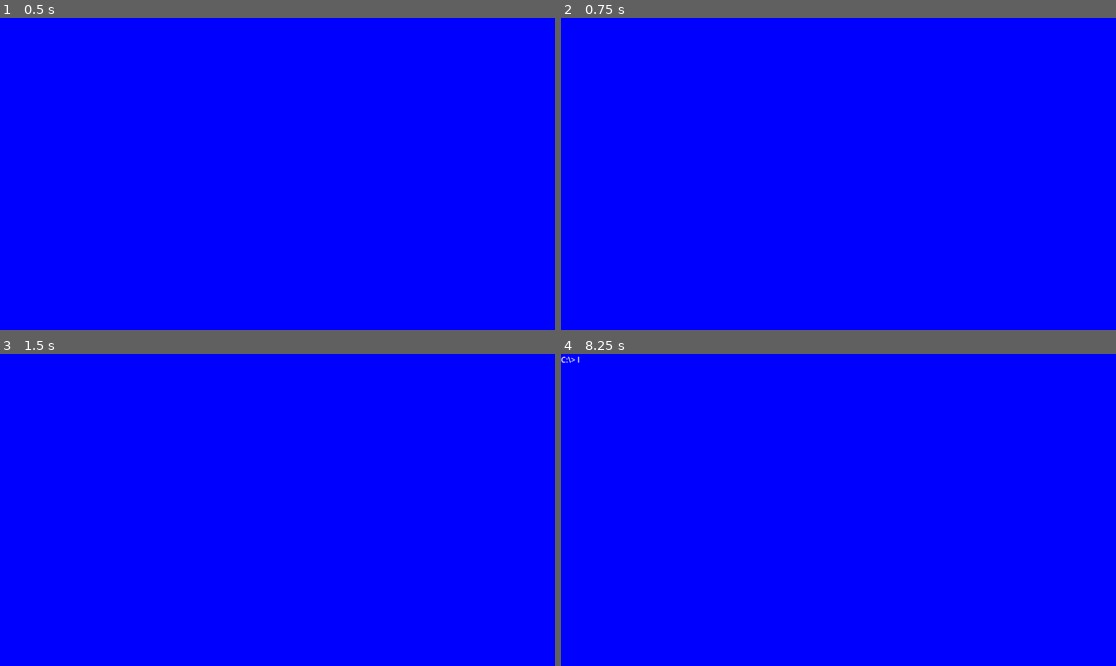
Above: before the commit, frames 1-4 (two rows, left to right).
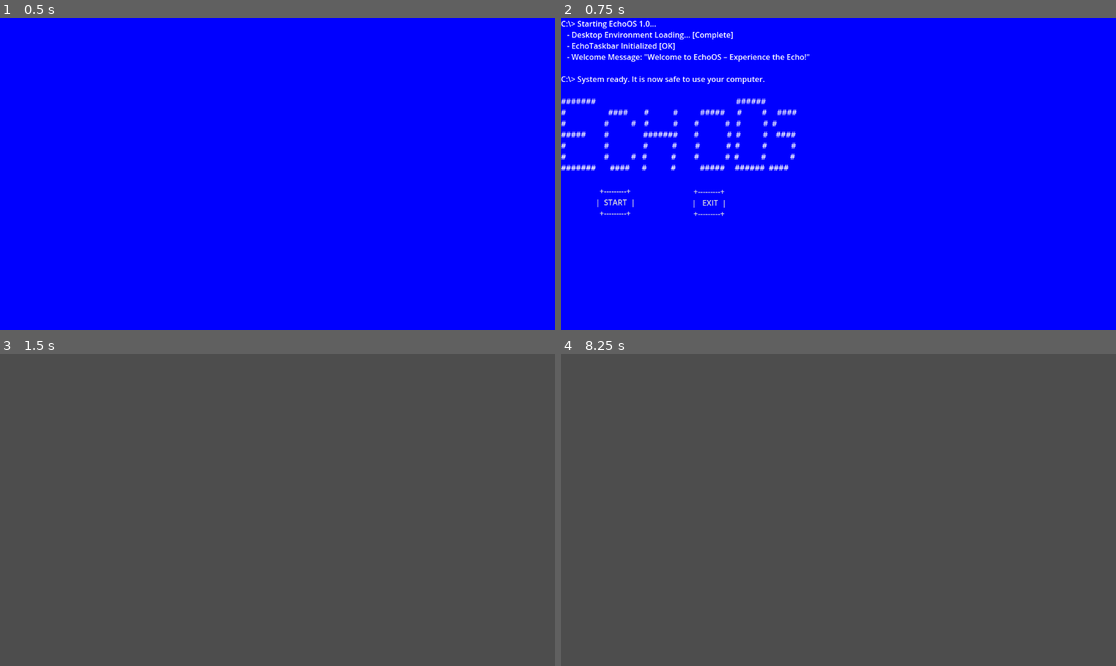
Above: after the commit, the same moments.

Repository: BaileysOs/ComputerHorror
Game: Godot game, scene res://main.tscn
The game is run twice, just before and just after one commit, with the same random seed, the same clock (stepped at 60 frames per second) and the same inputs.
Inputs (mouse positions are in pixels of both pictures, inside the frame that each line leads up to):
- Up to frame 1 (0.5 s): no input
- Up to frame 2 (0.75 s): tap Enter at 0.5 s
- Up to frame 3 (1.5 s): click (55, 538) at 1.25 s, where only the run after the commit has a clickable "+---------+ | START | +------…"
- Up to frame 4 (8.25 s): tap Space at 2, 3.5, 5 s; tap Enter at 2.75, 4.25 s

Frame 1 is identical in both runs. In frame 2, 3.1% of the frame differs, in the area x 0-45%, y 0-64%; in frame 3, 100%, in the area x 0-100%, y 0-100%; in frame 4, 100%.

Commit message:
Added skip and start

Diff:
--- /dev/null
+++ b/StartButton.gd
@@ -0,0 +1,14 @@
+extends Button
+
+
+# Called when the node enters the scene tree for the first time.
+func _ready():
+	pass # Replace with function body.
+
+
+# Called every frame. 'delta' is the elapsed time since the previous frame.
+func _process(delta):
+	pass
+
+func _on_pressed():
+	get_tree().change_scene_to_file("res://game.tscn")
--- /dev/null
+++ b/game.tscn
@@ -0,0 +1,9 @@
+[gd_scene format=3 uid="uid://bnm616r4v1q1v"]
+
+[node name="Control" type="Control"]
+layout_mode = 3
+anchors_preset = 15
+anchor_right = 1.0
+anchor_bottom = 1.0
+grow_horizontal = 2
+grow_vertical = 2
--- a/main.tscn
+++ b/main.tscn
@@ -1,7 +1,8 @@
-[gd_scene load_steps=9 format=3 uid="uid://cak01tw3owwcb"]
+[gd_scene load_steps=10 format=3 uid="uid://cak01tw3owwcb"]
 
 [ext_resource type="AudioStream" uid="uid://busbsvtxqcuht" path="res://sounds/old-desktop-pc-booting-24280.mp3" id="1_c166p"]
 [ext_resource type="Script" path="res://scripts/AnimationPlayer.gd" id="2_vrfpe"]
+[ext_resource type="Script" path="res://StartButton.gd" id="3_7lrfp"]
 [ext_resource type="Script" path="res://Exit.gd" id="3_htfha"]
 
 [sub_resource type="StyleBoxFlat" id="StyleBoxFlat_yt6jm"]
@@ -37,11 +38,11 @@
 tracks/2/type = "value"
 tracks/2/imported = false
 tracks/2/enabled = true
-tracks/2/path = NodePath("AudioStreamPlayer:autoplay")
+tracks/2/path = NodePath("StartButton:visible")
 tracks/2/interp = 1
 tracks/2/loop_wrap = true
 tracks/2/keys = {
-"times": PackedFloat32Array(0, 0.6),
+"times": PackedFloat32Array(0, 32.6),
 "transitions": PackedFloat32Array(1, 1),
 "update": 1,
 "values": [false, true]
@@ -49,7 +50,7 @@
 tracks/3/type = "value"
 tracks/3/imported = false
 tracks/3/enabled = true
-tracks/3/path = NodePath("StartButton:visible")
+tracks/3/path = NodePath("ExitButton:visible")
 tracks/3/interp = 1
 tracks/3/loop_wrap = true
 tracks/3/keys = {
@@ -61,14 +62,14 @@
 tracks/4/type = "value"
 tracks/4/imported = false
 tracks/4/enabled = true
-tracks/4/path = NodePath("ExitButton:visible")
+tracks/4/path = NodePath("AnimationPlayer/AudioStreamPlayer:playing")
 tracks/4/interp = 1
 tracks/4/loop_wrap = true
 tracks/4/keys = {
-"times": PackedFloat32Array(0, 32.6),
-"transitions": PackedFloat32Array(1, 1),
-"update": 1,
-"values": [false, true]
+"times": PackedFloat32Array(0),
+"transitions": PackedFloat32Array(1),
+"update": 1,
+"values": [true]
 }
 
 [sub_resource type="Animation" id="Animation_gv2ri"]
@@ -100,19 +101,19 @@
 tracks/2/type = "value"
 tracks/2/imported = false
 tracks/2/enabled = true
-tracks/2/path = NodePath("AudioStreamPlayer:autoplay")
+tracks/2/path = NodePath("StartButton:visible")
 tracks/2/interp = 1
 tracks/2/loop_wrap = true
 tracks/2/keys = {
 "times": PackedFloat32Array(0),
 "transitions": PackedFloat32Array(1),
 "update": 1,
-"values": [true]
+"values": [false]
 }
 tracks/3/type = "value"
 tracks/3/imported = false
 tracks/3/enabled = true
-tracks/3/path = NodePath("StartButton:visible")
+tracks/3/path = NodePath("ExitButton:visible")
 tracks/3/interp = 1
 tracks/3/loop_wrap = true
 tracks/3/keys = {
@@ -124,14 +125,14 @@
 tracks/4/type = "value"
 tracks/4/imported = false
 tracks/4/enabled = true
-tracks/4/path = NodePath("ExitButton:visible")
+tracks/4/path = NodePath("AnimationPlayer/AudioStreamPlayer:playing")
 tracks/4/interp = 1
 tracks/4/loop_wrap = true
 tracks/4/keys = {
 "times": PackedFloat32Array(0),
 "transitions": PackedFloat32Array(1),
 "update": 1,
-"values": [false]
+"values": [true]
 }
 
 [sub_resource type="AnimationLibrary" id="AnimationLibrary_ge3ce"]
@@ -158,10 +159,6 @@
 grow_horizontal = 2
 grow_vertical = 2
 theme_override_styles/panel = SubResource("StyleBoxFlat_yt6jm")
-
-[node name="AudioStreamPlayer" type="AudioStreamPlayer" parent="."]
-stream = ExtResource("1_c166p")
-autoplay = true
 
 [node name="RichTextLabel" type="RichTextLabel" parent="."]
 layout_mode = 1
@@ -226,6 +223,9 @@
 }
 script = ExtResource("2_vrfpe")
 
+[node name="AudioStreamPlayer" type="AudioStreamPlayer" parent="AnimationPlayer"]
+stream = ExtResource("1_c166p")
+
 [node name="CanvasLayer" type="CanvasLayer" parent="."]
 script = SubResource("GDScript_wal8i")
 
@@ -240,6 +240,7 @@
 |  START  |
 +---------+"
 flat = true
+script = ExtResource("3_7lrfp")
 
 [node name="ExitButton" type="Button" parent="."]
 visible = false
@@ -254,4 +255,5 @@
 flat = true
 script = ExtResource("3_htfha")
 
+[connection signal="pressed" from="StartButton" to="StartButton" method="_on_pressed"]
 [connection signal="pressed" from="ExitButton" to="ExitButton" method="_on_pressed"]
--- a/scripts/AnimationPlayer.gd
+++ b/scripts/AnimationPlayer.gd
@@ -1,4 +1,13 @@
 extends AnimationPlayer
+
+@onready var audio_player = $AudioStreamPlayer
+
+func _input(event: InputEvent) -> void:
+	if event.is_pressed():
+		seek(current_animation_length, true)
+		audio_player.seek(current_animation_length)
+
+
 
 func _ready():
 	play("EchoOsBoot")
